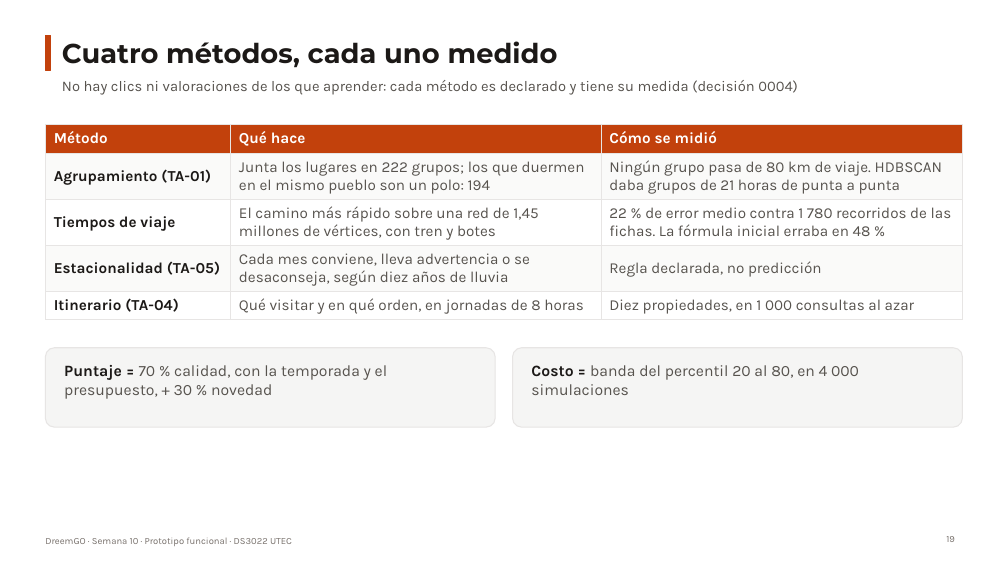
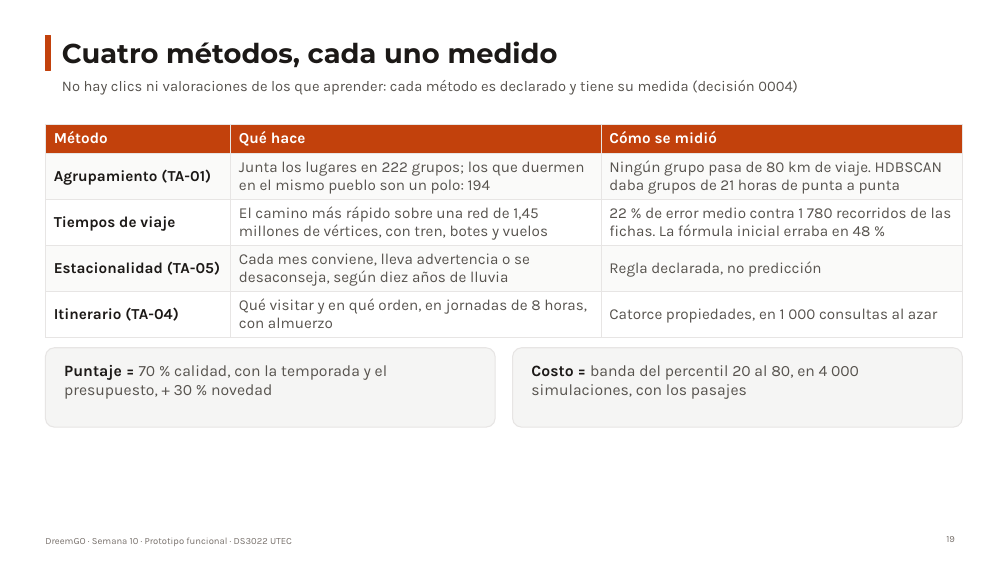
Before and after one commit to oswaldoaqm/Alejandros-Team, a slide deck: slide 19 of deliveries/week10/PresentationWeek10.pptx. Drawn at 1008x567 pixels with LibreOffice and Linux fonts; fonts in the diff are those of the drawing. Boxes give left, top, right and bottom in pixels: in the first picture for what was removed or moved away, otherwise in the second. Text is boxed around its words. In the diff, an @@ line names an element or a change of style, - is before the commit and + after.

```diff
--- a/deliveries/week10/PresentationWeek10.pptx
+++ b/deliveries/week10/PresentationWeek10.pptx
@@ table at [45,125,963,332] @@
-row 3, column 2: El camino más rápido sobre una red de 1,45 millones de vértices, con tren y botes
+row 3, column 2: El camino más rápido sobre una red de 1,45 millones de vértices, con tren, botes y vuelos
-row 5, column 2: Qué visitar y en qué orden, en jornadas de 8 horas
+row 5, column 2: Qué visitar y en qué orden, en jornadas de 8 horas, con almuerzo
-row 5, column 3: Diez propiedades, en 1 000 consultas al azar
+row 5, column 3: Catorce propiedades, en 1 000 consultas al azar
@@ text at [531,365,859,399]: text changed @@
-Costo = banda del percentil 20 al 80, en 4 000 simulaciones
+Costo = banda del percentil 20 al 80, en 4 000 simulaciones, con los pasajes
```
Also in this commit, not shown: 17 other slides changed, 2 slides added, 1 slide removed, 1 other file.
